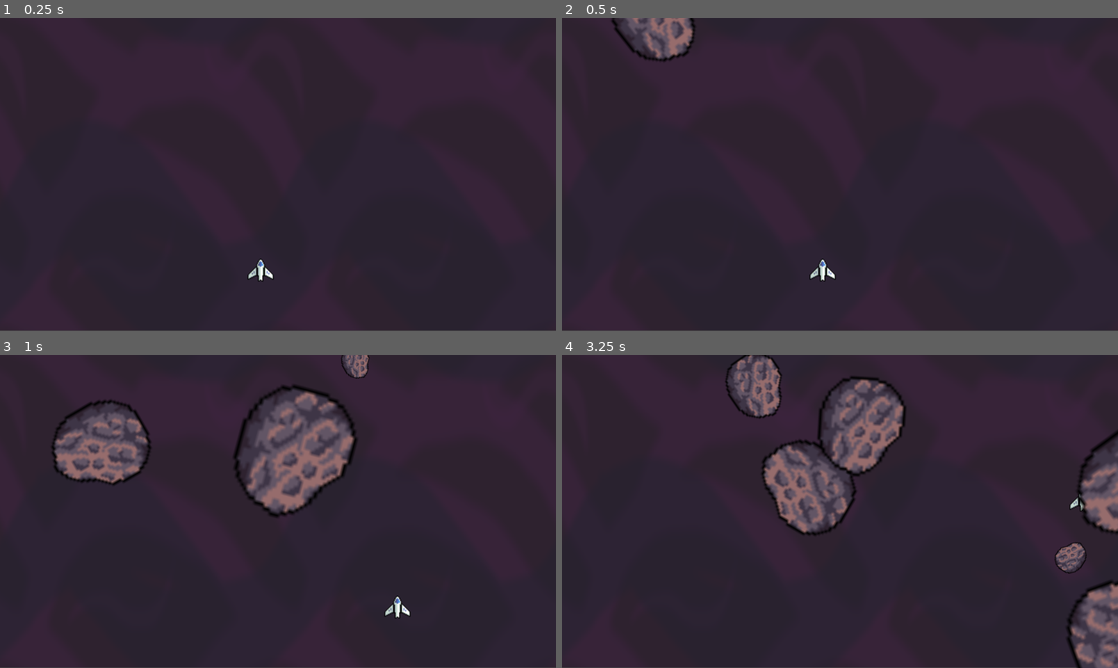
Above: before the commit, frames 1-4 (two rows, left to right).
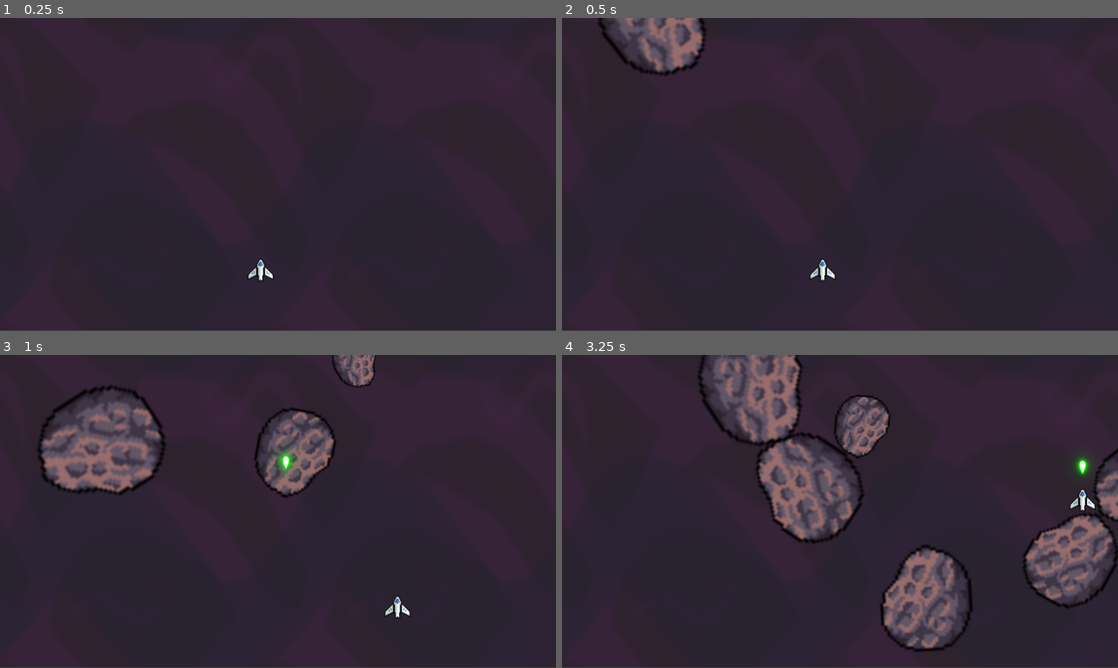
Above: after the commit, the same moments.

Repository: Bimai6/space-shooter
Game: Godot game, scene res://scenes/level.tscn
Same seed, same stepped clock (60 frames per second), same inputs: the game is played once before the commit and once after it.
Inputs:
- Up to frame 1 (0.25 s): no input
- Up to frame 2 (0.5 s): no input
- Up to frame 3 (1 s): hold Right (right) from 0.53 s (still down); tap Space (shoot) at 0.6 s
- Up to frame 4 (3.25 s): release Right (right) at 1.28 s; hold Down (down) 1.28-2.03 s; tap Space (shoot) at 1.35, 2.1, 2.85 s; hold Right (right) 2.03-2.78 s; hold Up (up) from 2.78 s (still down)

Frame 1 is identical in both runs. In frame 2, 1.7% of the frame differs, in the area x 6-26%, y 0-19%; in frame 3, 8.5%; in frame 4, 17%, in the area x 24-100%, y 0-100%.

Commit message:
feat: add laser script, add shoot animation, laser shoot cooldown, and fix layers and masks collisions

Diff:
--- /dev/null
+++ b/scenes/laser.gd
@@ -0,0 +1,6 @@
+extends Area2D
+
+@export var speed = 800
+
+func _process(delta: float) -> void:
+	position.y -= speed * delta
--- a/scenes/laser.tscn
+++ b/scenes/laser.tscn
@@ -1,11 +1,15 @@
 [gd_scene format=3 uid="uid://h5awh74k7677"]
 
+[ext_resource type="Script" uid="uid://14fypwj36qgr" path="res://scenes/laser.gd" id="1_a7dhc"]
 [ext_resource type="Texture2D" uid="uid://chyye0vypuyue" path="res://Laser Sprites/09.png" id="1_xmihv"]
 
 [sub_resource type="CircleShape2D" id="CircleShape2D_a7dhc"]
 radius = 9.0
 
 [node name="Laser" type="Area2D" unique_id=720105756]
+collision_layer = 8
+collision_mask = 2
+script = ExtResource("1_a7dhc")
 
 [node name="09" type="Sprite2D" parent="." unique_id=2015940199]
 rotation = -1.5707964
--- a/scenes/level.gd
+++ b/scenes/level.gd
@@ -1,6 +1,7 @@
 extends Node2D
 
 var meteor_scene: PackedScene = load("res://scenes/meteor.tscn")
+var laser_scene: PackedScene = load("res://scenes/laser.tscn")
 
 func _on_meteor_timer_timeout() -> void:
 	var meteor = meteor_scene.instantiate()
@@ -8,5 +9,8 @@
 	$Meteors.add_child(meteor)
 
 
-func _on_player_laser() -> void:
-	pass # Replace with function body.
+func _on_player_laser(pos) -> void:
+	var laser = laser_scene.instantiate()
+
+	$Lasers.add_child(laser)
+	laser.position = pos
--- a/scenes/level.tscn
+++ b/scenes/level.tscn
@@ -19,6 +19,8 @@
 texture = ExtResource("1_w8frs")
 
 [node name="Player" parent="." unique_id=136095889 instance=ExtResource("2_mx8sn")]
+collision_layer = 4
+collision_mask = 1
 
 [node name="Borders" type="Node2D" parent="." unique_id=1958886790]
 
@@ -52,4 +54,7 @@
 
 [node name="Meteors" type="Node2D" parent="." unique_id=1649046491]
 
+[node name="Lasers" type="Node2D" parent="." unique_id=1650484024]
+
+[connection signal="laser" from="Player" to="." method="_on_player_laser"]
 [connection signal="timeout" from="MeteorTimer" to="." method="_on_meteor_timer_timeout"]
--- a/scenes/meteor.gd
+++ b/scenes/meteor.gd
@@ -8,7 +8,7 @@
 	var width = get_viewport().get_visible_rect().size[0]
 	var random_x = rng.randi_range(0, width)
 	var random_y = rng.randi_range(-150, -50)
-	var scale_rng = rng.randi_range(0.5, 4)
+	var scale_rng = rng.randf_range(0.5, 4)
 
 	scale = Vector2(scale_rng, scale_rng)
 	position = Vector2(random_x, random_y)
@@ -17,6 +17,3 @@
 	position += Vector2(direction_x, 1.0) * speed * delta
 	var rotate_rng = rng.randi_range(1, 6)
 	rotation += rotate_rng * delta
-
-func _on_body_entered(body: Node2D) -> void:
-	pass # Replace with function body.
--- a/scenes/meteor.tscn
+++ b/scenes/meteor.tscn
@@ -7,6 +7,8 @@
 radius = 36.62
 
 [node name="Meteor" type="Area2D" unique_id=1954206463]
+collision_layer = 2
+collision_mask = 9
 script = ExtResource("1_pxso2")
 
 [node name="MeteorSprite" type="Sprite2D" parent="." unique_id=1477052734]
--- a/scenes/player.gd
+++ b/scenes/player.gd
@@ -1,6 +1,9 @@
 extends CharacterBody2D
 
 @export var speed = 700
+
+signal laser(pos)
+var can_shoot : bool = true
 
 # Called when the node enters the scene tree for the first time.
 func _ready() -> void:
@@ -8,7 +11,14 @@
 
 
 # Called every frame. 'delta' is the elapsed time since the previous frame.
-func _process(delta: float) -> void:
+func _process(_delta: float) -> void:
 	var direction = Input.get_vector("left","right","up","down")
 	velocity = speed * direction
 	move_and_slide()
+	if Input.is_action_just_pressed("shoot") and can_shoot:
+		laser.emit($LaserStartPosition.global_position)
+		can_shoot = false
+		$ShootCooldown.start()
+
+func _on_shoot_cooldown_timeout() -> void:
+	can_shoot = true
--- a/scenes/player.tscn
+++ b/scenes/player.tscn
@@ -4,6 +4,7 @@
 [ext_resource type="Script" uid="uid://okioub41sr24" path="res://scenes/player.gd" id="1_g2els"]
 
 [node name="Player" type="CharacterBody2D" unique_id=1258614857]
+collision_mask = 6
 script = ExtResource("1_g2els")
 
 [node name="PlayerSprite" type="Sprite2D" parent="." unique_id=1303517037]
@@ -12,3 +13,12 @@
 
 [node name="CollisionPolygon2D" type="CollisionPolygon2D" parent="." unique_id=627839440]
 polygon = PackedVector2Array(-5, -24, -1, -27, 3, -26, 11, -11, 11, -7, 29, 10, 30, 21, 10, 12, 6, 14, 5, 25, 1, 23, -1, 22, -2, 25, -5, 26, -6, 14, -11, 12, -27, 21, -30, 11, -10, -9)
+
+[node name="LaserStartPosition" type="Marker2D" parent="." unique_id=1190394475]
+position = Vector2(0, -42)
+
+[node name="ShootCooldown" type="Timer" parent="." unique_id=1376436225]
+wait_time = 0.5
+one_shot = true
+
+[connection signal="timeout" from="ShootCooldown" to="." method="_on_shoot_cooldown_timeout"]
Not shown, added: scenes/laser.gd.uid
